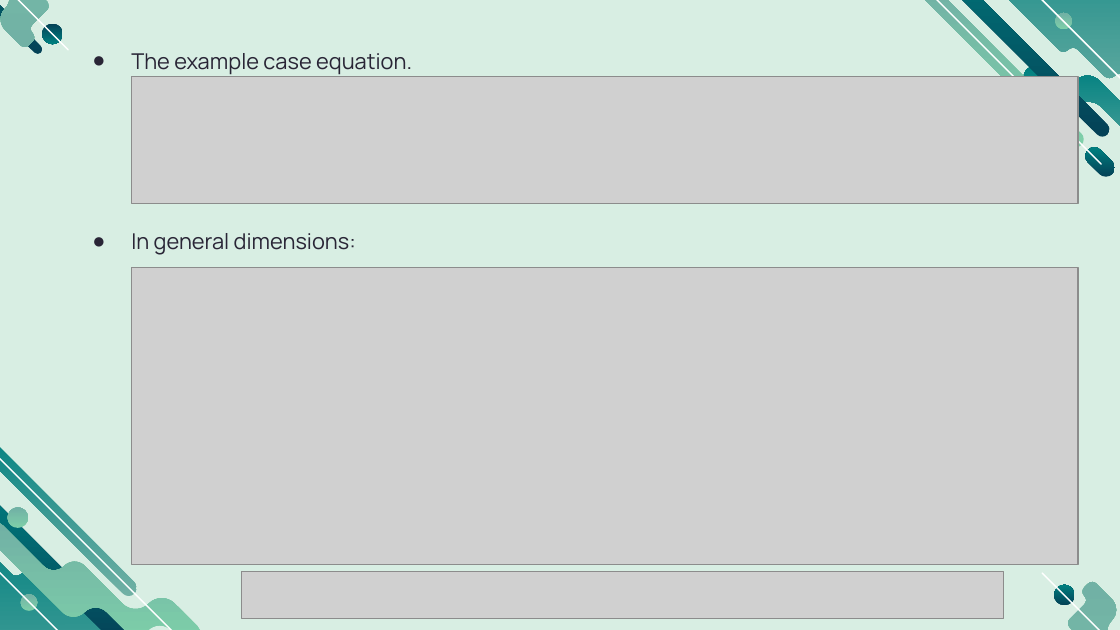
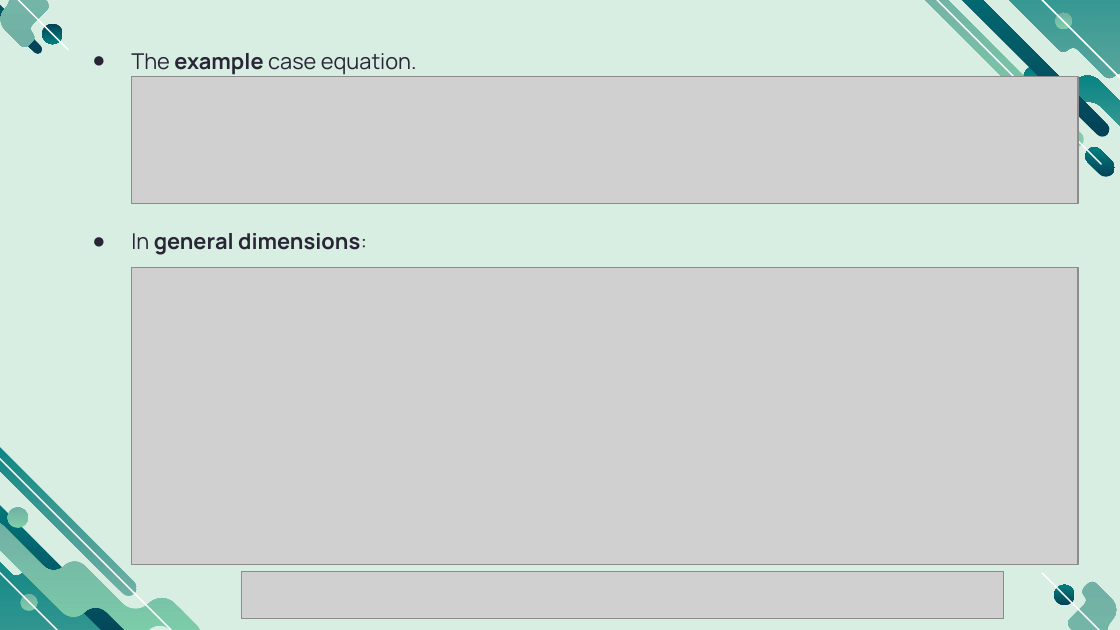
Before and after one commit to smlab-niser/23cs461, a slide deck: slide 21 of assignment/adhil/CS461_notes_positional_encoding.pptx (slide 19 before the commit). Drawn at 1120x630 pixels with LibreOffice and Linux fonts; fonts in the diff are those of the drawing; grey boxes stand for pictures. Boxes give left, top, right and bottom in pixels: in the first picture for what was removed or moved away, otherwise in the second. Text is boxed around its words. In the diff, an @@ line names an element or a change of style, - is before the commit and + after.

```diff
--- a/assignment/adhil/CS461_notes_positional_encoding.pptx
+++ b/assignment/adhil/CS461_notes_positional_encoding.pptx
@@ subtitle "The example case equation." at (131,53,417,255): bold on in "example", "general dimensions:" @@
```
Also in this commit, not shown: 10 other slides changed, 2 slides added, 3 other files.
